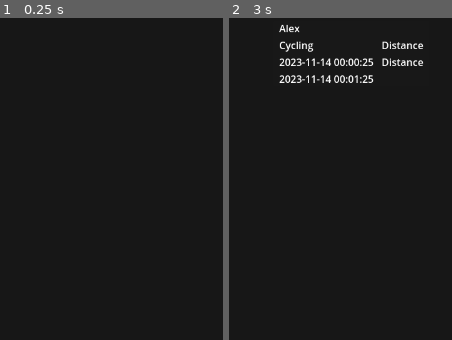
Above: before the commit, frames 1-2 (left to right).
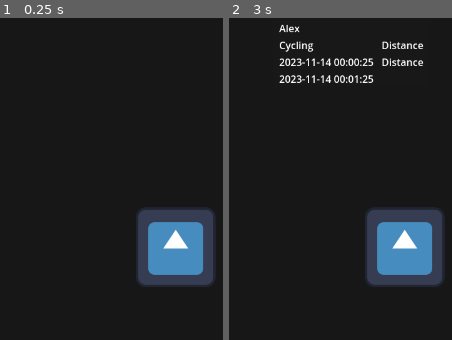
Above: after the commit, the same moments.

Repository: Faisa-l/AT-Interactivity-for-Activity-Project
Game: Godot game, scene res://Scenes/main.tscn
The game is run twice, just before and just after one commit, with the same random seed, the same clock (stepped at 60 frames per second) and the same inputs. The engine's default icon, where the game draws it, is replaced by a stand-in: a white triangle on a blue panel in a dark square.
Inputs (mouse positions are % of the whole screen's width and height, from its top left):
- Up to frame 1 (0.25 s): no input
- Up to frame 2 (3 s): click (54, 87) at 0.52 s; type "Alex" at 0.6 s; click "Cycling" at 1.25 s; click "> Cycling <" at 2 s; click "Walking" at 2.75 s
The pictures show only the part of the screen within x 23-73%, y 0-50%; the shares and areas given below are measured in that part.

The runs differ from the first frame. In frame 1, 8.6% of the frame differs, in the area x 60-97%, y 59-84%; in frame 2, 8.6%.

Commit message:
Implement framework for phone testing
In the future will look to see what is the least painful way to check if the device is moving

Diff:
--- /dev/null
+++ b/Scenes/distance_tracker.gd
@@ -0,0 +1,26 @@
+class_name DistanceTracker extends Node
+
+# Android specific class which will (attempt to) poll the device for the distance it has travelled
+
+# NOTE: this class will not work unless project is running on a phone
+# Will always return null when this is ran on desktop
+var AndroidRuntime = Engine.get_singleton("AndroidRuntime")
+
+@onready
+var tex : TextureRect = $"../TextureRect"
+
+func _ready() -> void:
+	initalise()
+
+func initalise() -> void:
+	if !AndroidRuntime:
+		print("No android runtime singleton")
+		return
+	print("hello")
+
+func _physics_process(_delta: float) -> void:
+	if !AndroidRuntime: return
+
+	var col : Color = tex.modulate
+	col.a8 = clamp(pow(Input.get_accelerometer().length(),2), 0, 255)
+	tex.modulate = col
--- a/Scenes/walking_tracker.tscn
+++ b/Scenes/walking_tracker.tscn
@@ -1,10 +1,22 @@
-[gd_scene load_steps=2 format=3 uid="uid://dnxwb4t8pk6sq"]
+[gd_scene load_steps=4 format=3 uid="uid://dnxwb4t8pk6sq"]
 
 [ext_resource type="Script" uid="uid://ceeuh1ny323yr" path="res://Scripts/walking_tracker.gd" id="1_yo1tk"]
+[ext_resource type="Script" uid="uid://643s27tp3cph" path="res://Scenes/distance_tracker.gd" id="2_hwsny"]
+[ext_resource type="Texture2D" uid="uid://bbqhm78xt0m3a" path="res://icon.svg" id="3_l3tkk"]
 
 [node name="WalkingTracker" type="Node"]
 script = ExtResource("1_yo1tk")
 
 [node name="Timer" type="Timer" parent="."]
 
+[node name="Node" type="Node" parent="."]
+script = ExtResource("2_hwsny")
+
+[node name="TextureRect" type="TextureRect" parent="."]
+offset_left = 382.0
+offset_top = 378.0
+offset_right = 510.0
+offset_bottom = 506.0
+texture = ExtResource("3_l3tkk")
+
 [connection signal="timeout" from="Timer" to="." method="_on_timer_timeout"]
--- a/project.godot
+++ b/project.godot
@@ -29,6 +29,8 @@
 
 [input_devices]
 
+sensors/enable_accelerometer=true
+sensors/enable_gyroscope=true
 pointing/emulate_touch_from_mouse=true
 
 [rendering]
Not shown, added: Scenes/distance_tracker.gd.uid
